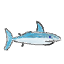
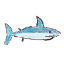
Layered file, before and after one edit (64x64). Changes by layer:
added layer "Pasted Layer" above "Background" over [4, 15, 62, 45]
painted on "Background" over [3, 15, 62, 51]
